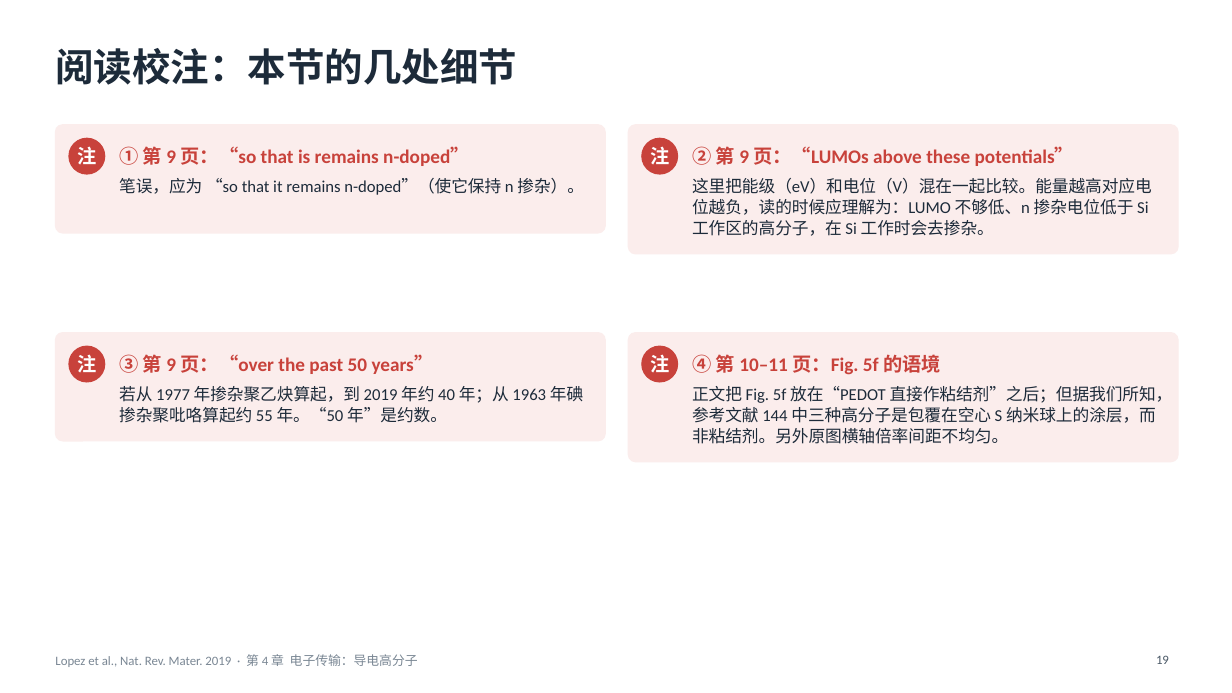
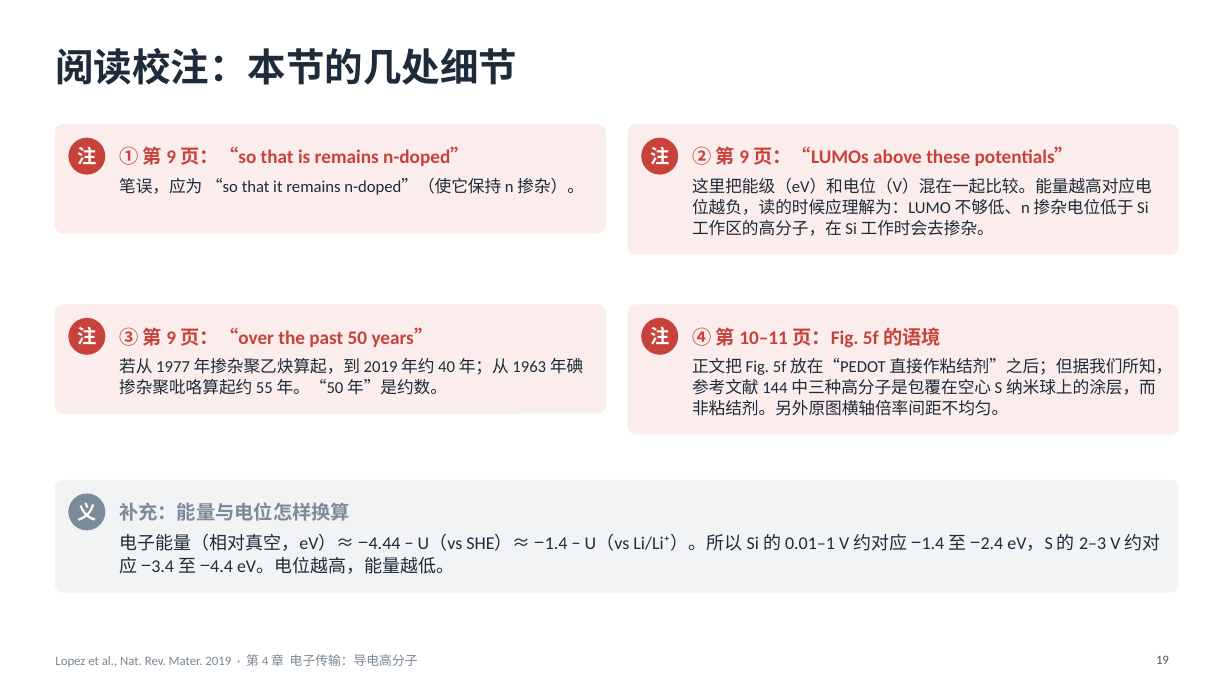
Before and after one commit to zhaoyuw44-lang/Trash, a slide deck: slide 19 of slides/decks/lopez2019/lopez2019_ch4.pptx. Drawn at 1232x693 pixels with LibreOffice and Linux fonts; fonts in the diff are those of the drawing. Boxes give left, top, right and bottom in pixels: in the first picture for what was removed or moved away, otherwise in the second. Text is boxed around its words. In the diff, an @@ line names an element or a change of style, - is before the commit and + after.

```diff
--- a/slides/decks/lopez2019/lopez2019_ch4.pptx
+++ b/slides/decks/lopez2019/lopez2019_ch4.pptx
@@ 4 texts, 2 ellipses, 2 rounded rectangles: place and size @@
-4 texts, 2 ellipses, 2 rounded rectangles at (55,333,1178,462)
+4 texts, 2 ellipses, 2 rounded rectangles at (55,305,1178,434)
@@ rounded rectangle added at (55,481,1178,592), fill #F1F3F5, outline #F1F3F5 1 pt @@
@@ ellipse added at (68,494,105,531), fill #7C8B99, 15 pt, text #FFFFFF, bold @@
+义
@@ text added at (119,502,350,521), 15 pt, text #7C8B99, bold @@
+补充：能量与电位怎样换算
@@ text added at (119,534,1161,574), 14 pt, text #1D2B3A @@
+电子能量（相对真空，eV）≈ −4.44 − U（vs SHE）≈ −1.4 − U（vs Li/Li⁺）。所以 Si 的 0.01–1 V 约对应 −1.4 至 −2.4 eV，S 的 2–3 V 约对应 −3.4 至 −4.4 eV。电位越高，能量越低。
```
Also in this commit, not shown: 2 other slides changed, 5 other files.
